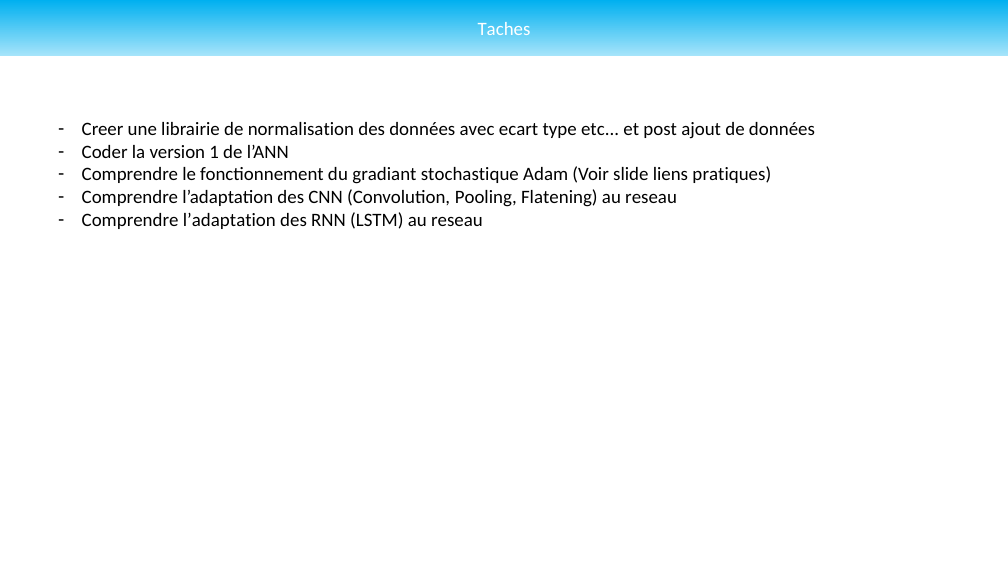
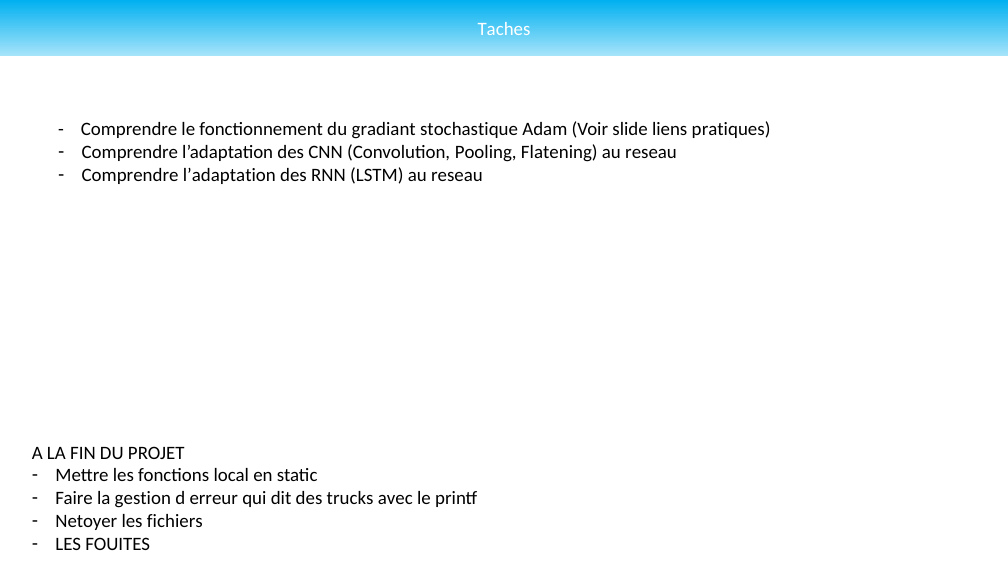
Before and after one commit to Undefined-Team/ProtoDeep-old, a slide deck: slide 4 of Docs/Draft/Draft_Struct.pptx (slide 3 before the commit). Drawn at 1008x567 pixels with LibreOffice and Linux fonts; fonts in the diff are those of the drawing. Boxes give left, top, right and bottom in pixels: in the first picture for what was removed or moved away, otherwise in the second. Text is boxed around its words. In the diff, an @@ line names an element or a change of style, - is before the commit and + after.

```diff
--- a/Docs/Draft/Draft_Struct.pptx
+++ b/Docs/Draft/Draft_Struct.pptx
@@ text at (x1=81, y1=121, x2=771, y2=139): text changed @@
-– Creer une librairie de normalisation des données avec ecart type etc... et post ajout de données
-– Coder la version 1 de l’ANN
-– Comprendre le fonctionnement du gradiant stochastique Adam (Voir slide liens pratiques)
+- Comprendre le fonctionnement du gradiant stochastique Adam (Voir slide liens pratiques)
@@ text added at (x1=32, y1=446, x2=477, y2=550), 18 pt, text #000000 @@
+A LA FIN DU PROJET
+– Mettre les fonctions local en static
+– Faire la gestion d erreur qui dit des trucks avec le printf
+– Netoyer les fichiers
+– LES FOUITES
```
Also in this commit, not shown: 1 other slide changed, 1 slide added, 2 other files.
